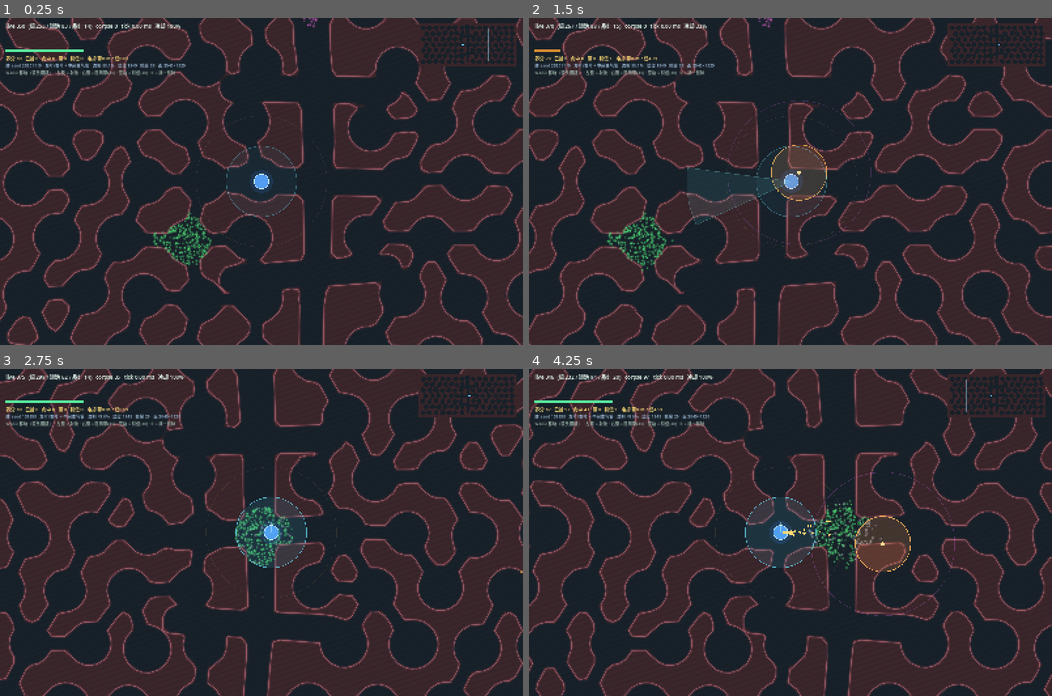
Above: before the commit, frames 1-4 (two rows, left to right).
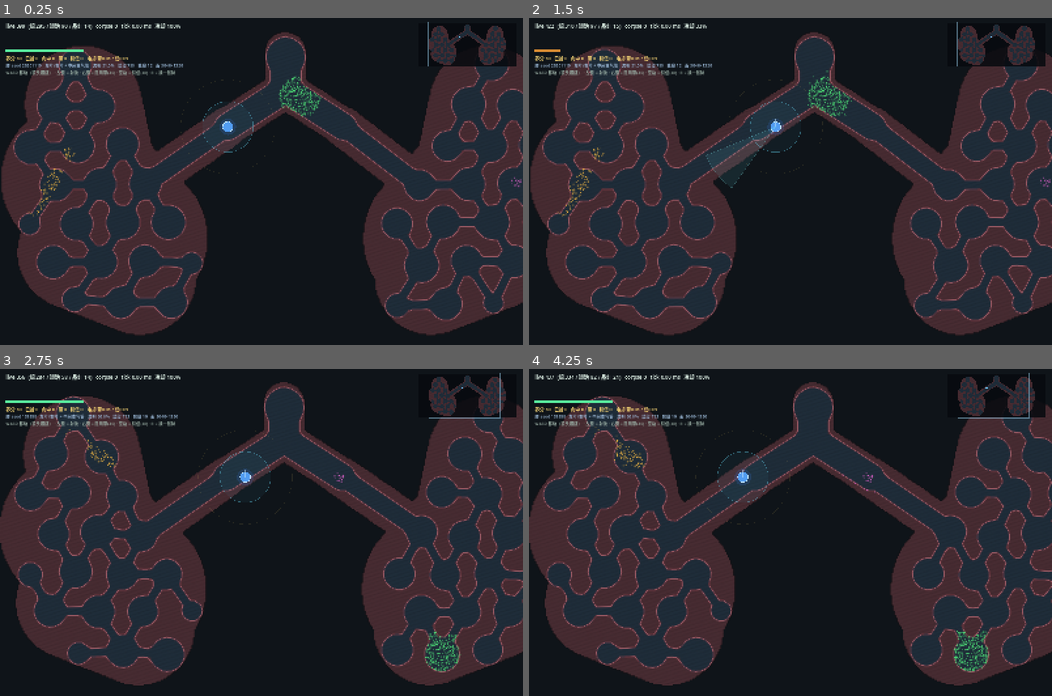
Above: after the commit, the same moments.

Repository: yanyanzi620/gamecreation
Game: Godot game, scene res://scenes/main.tscn
Two runs of this game, one before a commit and one after it. Both use one fixed random seed, a clock stepped at 60 frames per second and the inputs below.
Inputs (mouse positions are in pixels of both pictures, inside the frame that each line leads up to):
- Up to frame 1 (0.25 s): no input
- Up to frame 2 (1.5 s): tap Enter at 0.5 s; move the mouse to (905, 165) at 0.52 s; hold D 0.53-1.25 s; tap B at 0.6 s; click (905, 165) at 0.67 s; tap Space at 0.77 s; drag from (685, 197) to (764, 246) at 1.27 s
- Up to frame 3 (2.75 s): tap Space at 2 s; move the mouse to (313, 460) at 2.02 s; hold D from 2.03 s (still down); tap R at 2.1 s
- Up to frame 4 (4.25 s): release D at 2.75 s; drag from (764, 597) to (633, 483) at 2.77 s; move the mouse to (947, 581) at 3.52 s; hold A from 3.53 s (still down); tap V at 3.6 s; tap Space at 3.77 s

The runs differ from the first frame. In frame 1, 54% of the frame differs, in the area x 0-100%, y 0-100%; in frame 2, 54%; in frame 3, 54%; in frame 4, 55%.

Commit message:
feat(map): 地图改成真正的肺形轮廓（气管+主支气管Y形 + 两叶泡沫，不再是一个矩形场地）
- organ_map: 新增器官内部距离 clip_inside_dist，供生成器按可用空间缩径；补 _dist_point_seg
- lung_gen: 轮廓由「圆形+胶囊」拼出肺尖窄/中段宽/肺底最宽的自然叶形；气管+隆突+左右主支气管自带轮廓，两叶只经主支气管连通（reach 100%/comps 1/open 0）
- 肺泡贴胸膜时按可用距离缩径，肺泡能铺到轮廓边缘，肺的形状由肺泡自己长出来
- organ_view: 去掉方形场地边框，提亮肉壁/流明，器官外透明
- main: 机位拉远到 0.72，开局站在左肺门

Diff:
--- a/scripts/main.gd
+++ b/scripts/main.gd
@@ -103,6 +103,7 @@
 	# 相机：地图比屏幕大得多，镜头跟着免疫单元走
 	cam = Camera2D.new()
 	cam.name = "Cam"
+	cam.zoom = Vector2(0.72, 0.72)      # 一屏约能看到叶子的三分之一，肺形才看得出来
 	cam.position_smoothing_enabled = true
 	cam.position_smoothing_speed = 9.0
 	add_child(cam)
@@ -165,10 +166,12 @@
 		mini.map = _map
 		mini.tex = view.map_texture()
 	if cam != null:
-		cam.limit_left = 0
-		cam.limit_top = 0
-		cam.limit_right = int(_map.size.x)
-		cam.limit_bottom = int(_map.size.y)
+		# 限位到「器官本身」的范围，别让镜头跑到体腔外的空地上
+		var ob: Rect2 = _map.organ_bounds
+		cam.limit_left = int(maxf(0.0, ob.position.x - 60.0))
+		cam.limit_top = int(maxf(0.0, ob.position.y - 60.0))
+		cam.limit_right = int(minf(_map.size.x, ob.end.x + 60.0))
+		cam.limit_bottom = int(minf(_map.size.y, ob.end.y + 60.0))
 		cam.position = player
 		cam.reset_smoothing()
 	# 可达率用「真实碰撞口径」：玩家碰撞按 0.72R 算，这里阈值同步
@@ -207,7 +210,8 @@
 # 开局站在左肺门：支气管刚插进左叶的那个口子，出门就是肺泡区
 func _pick_start() -> Vector2:
 	var mid_x: float = _map.size.x * 0.5
-	var p: Vector2 = _map.nearest_free(Vector2(mid_x - 150.0, _map.size.y * 0.5), 300.0)
+	# 左肺门：主支气管刚插进左叶的位置（和 LungGen 的 hilar 对齐）
+	var p: Vector2 = _map.nearest_free(Vector2(mid_x - 246.0, _map.size.y * 0.315), 320.0)
 	if p.x < 0.0:
 		p = _pick_near_center()
 	return p
--- a/scripts/world/lung_gen.gd
+++ b/scripts/world/lung_gen.gd
@@ -1,57 +1,73 @@
 extends RefCounted
 class_name LungGen
 # ============================================================
-# 肺地图生成器（固定骨架 + 抖动 + 左右两叶）
+# 肺地图生成器（器官轮廓 + 固定骨架 + 抖动）
 # ============================================================
-# 结构（自上而下三层，越往下越「细」）：
-#
-#   0) 整体分区 —— 左叶 / 右叶 / 中间纵隔带
-#      两块叶子的肺泡泡沫彼此不通，只靠中间那条「支气管主干」连起来。
-#      于是整张地图天然有左右两个大战场 + 一条中间走廊（堵点）。
-#
-#   1) 肺泡泡沫（主力战场）—— 六边形密排圆腔，直径 ~140（玩家 44，约占肺泡面积 10%）
-#      隔膜 ~46，用「随机生成树」连门：保证连通、有分叉有环路，
-#      又不会像矩形网格那样连成一排排横贯全图的直走廊。
+# 四层，从外到内：
+#
+#   0) 器官轮廓（整张地图的形状就是一对肺，不是矩形）
+#      用「大肉块圆」沿脊柱拼出上窄下宽的两叶，再加中间一条纵隔连接带。
+#      流明会被裁进这个轮廓里，轮廓外全是胸壁 —— 所以地图本身就是肺的形状。
+#
+#   1) 肺泡泡沫（主力战场）
+#      每叶内部六边形密排圆腔，直径 ~140（玩家 44，面积占比约 10%），
+#      隔膜 ~46，用「随机生成树」连门：连通、有分叉、有环路，不出现直走廊。
+#      肺泡必须整个落在轮廓内（退让 0.8r），给肺表面留一圈完整胸膜壁。
 #
 #   2) 支气管主干（跨叶通道 / 病毒捷径）
-#      中间纵隔里一条纵向主干（半径 60），从上到下贯穿，两侧各有 3 条分支
-#      打进左右叶，形成 6 个「肺门」开口。这是两叶之间唯一的玩家通道。
+#      纵隔里一条纵向主干（上粗下细、带摆动），两侧各 3 条分支。
+#      每条分支都直接连到该侧最近的那个肺泡 —— 这样主干和两叶一定连得通。
 #
 #   3) 肺泡间孔隙（病毒专用）—— 细缝 7~10，只有病毒挤得过去。
 #
 # 玩法含义：病毒有三条玩家走不了/绕不过的路（支气管、孔隙、跨叶主干），
 #          所以「堵」比「追」重要；左右分叶让「先保哪一叶」变成真的决策。
 #
-# 改「块头」只看 PARAM 段，不用动算法。
+# 改「块头」只看 PARAM 段；轮廓数据在 SIL 段。
 # ============================================================
 
 # ---- 肺泡泡沫 ----
 # 配比口径：肺泡直径 2R ≈ 140，玩家直径 44 -> 面积占比 ≈ (22/70)^2 ≈ 10%
-#           隔膜 MIN_SEPTUM ≈ 46（看得见的一层肉壁，不是实心大块）
 const ALV_R_MIN := 66.0
 const ALV_R_MAX := 74.0
 const ALV_JITTER_POS := 14.0
 const ALV_JITTER_R := 0.03
 const MIN_SEPTUM := 46.0        # 隔膜必须比门宽，肉壁才连得成网
-const NEIGHBOR_RANGE := 1.12    # 以格距为单位，认定「相邻」的距离
+const NEIGHBOR_RANGE := 1.14    # 以节距为单位，认定「相邻」的距离
 
 # ---- 连接管（玩家可走）----
-const DUCT_R_MIN := 20.0        # 门宽 40~44：要窄于隔膜，才凿不穿墙
-const DUCT_R_MAX := 22.0
+const DUCT_R_MIN := 18.0        # 门宽 36~40：窄于隔膜才凿不穿墙，又要容得下玩家(31.6)
+const DUCT_R_MAX := 20.0
 const EXTRA_LINK_CHANCE := 0.22 # 生成树之外再开这么多旁门，形成环路
 
 # ---- 孔隙（只有病毒能过）----
 const PORE_R_MIN := 7.0
 const PORE_R_MAX := 10.0
-const PORE_RANGE := 12.0        # 两肺泡边缘间距小于这个值才可能开孔
+const PORE_RANGE := 12.0
 const PORE_CHANCE := 0.45
 
-# ---- 整体分区 ----
-const LOBE_MARGIN := 46.0       # 叶边缘到场地边的距离（外面是胸膜/胸壁）
-const MID_BAND := 156.0         # 中间纵隔带宽：两根支气管主干都住在这条带里
-const TRUNK_R := 60.0           # 支气管主干半径（120 宽，玩家和病毒都能过）
-const BRANCH_R := 42.0          # 肺门分支半径（84 宽）
-const BRANCH_COUNT := 3         # 每侧分支数，形成 6 个肺门
+# ---- 支气管主干 ----
+const TRUNK_R := 62.0           # 主干半径（124 宽）
+const BRANCH_R := 40.0          # 肺门分支半径（80 宽）
+const BRANCH_COUNT := 3         # 每侧分支数，合计 6 个肺门
+
+# ---- 器官轮廓（按 3040×1320 写死，运行时按实际尺寸缩放）----
+# 每个节点 = [x, y, r]：一个"肉块圆"。左叶沿脊柱上小下大；右叶镜像。
+const SIL_BASE := Vector2(3040.0, 1320.0)
+# 叶形：肺尖很窄 -> 往下逐渐变宽 -> 最宽处在 60% 高度 -> 向肺底收成圆角。
+# 用一串半径递增/递减的圆拼，而不是一个大圆（大圆会变成一个球，看不出是肺）。
+# 叶形不再用「一串圆」拼（圆一多就变成球，看不出是肺）。
+# 下面是一串圆形 + 胶囊，按真实肺的比例摆：肺尖窄 -> 上段细长 -> 中段变宽 -> 肺底最宽并收成圆角。
+# 格式：圆 = [0, x, y, 0, 0, r]；胶囊 = [1, ax, ay, bx, by, r]；右叶自动镜像。
+const SIL_SHAPES := [
+	[0, 700.0, 220.0, 0.0, 0.0, 130.0],        # 肺尖（窄）
+	[1, 660.0, 320.0, 720.0, 600.0, 250.0],    # 上段（细长，宽约 540）
+	[1, 640.0, 640.0, 860.0, 890.0, 330.0],    # 中段（最宽约 880）
+	[1, 620.0, 950.0, 900.0, 1060.0, 240.0],   # 肺底（横向铺开，宽约 760）
+]
+# 气管 / 主支气管不在这里：它们自带轮廓（见 _airway），否则纵隔会被填成一根柱子
+
+var _alv: Array = []   # 本局所有肺泡 [中心, 半径]，给支气管分支找落点用
 
 
 func build(seed_value: int, size: Vector2) -> OrganMap:
@@ -60,14 +76,14 @@
 
 	var m := OrganMap.new()
 	m.size = size
-
-	# ---------------------------------------------------------- 0) 左右两叶
-	# 中间留出 MID_BAND 宽的纵隔带，两叶互不相通
-	var half := MID_BAND * 0.5
-	var mid_x := size.x * 0.5
-	var lobe_h := size.y - LOBE_MARGIN * 2.0
-	_lobe(m, rng, Rect2(LOBE_MARGIN, LOBE_MARGIN, mid_x - half - LOBE_MARGIN, lobe_h))
-	_lobe(m, rng, Rect2(mid_x + half, LOBE_MARGIN, size.x - LOBE_MARGIN - (mid_x + half), lobe_h))
+	_alv.clear()
+
+	# ---------------------------------------------------------- 0) 器官轮廓
+	_silhouette(m, size)
+
+	# ---------------------------------------------------------- 0.5) 两叶的肺泡
+	_lobe(m, rng, Rect2(size.x * 0.049, size.y * 0.053, size.x * 0.388, size.y * 0.905))
+	_lobe(m, rng, Rect2(size.x * 0.563, size.y * 0.053, size.x * 0.388, size.y * 0.905))
 
 	# ---------------------------------------------------------- 1) 支气管主干
 	_airway(m, rng, size)
@@ -76,12 +92,13 @@
 
 	# ---------------------------------------------------------- 2) 肉壁纹理：小肺泡
 	# 纯视觉：不算流明、不参与碰撞，只让「红区」看起来像肺实质而不是石头
-	# 注意：必须在 build() 之后，因为要用到掩码和距离场
-	var target := clampi(int(size.x * size.y / 13000.0), 120, 460)
+	var target := clampi(int(size.x * size.y / 9000.0), 120, 620)
 	var tries := 0
-	while m.decor.size() < target and tries < target * 14:
+	while m.decor.size() < target and tries < target * 16:
 		tries += 1
 		var p := Vector2(rng.randf_range(30.0, size.x - 30.0), rng.randf_range(30.0, size.y - 30.0))
+		if m.clip_sdf(p) > 0.0:
+			continue            # 体腔里不画肺纹理
 		if not m.solid_point(p):
 			continue
 		if m.clearance(p) < 12.0:
@@ -92,39 +109,62 @@
 	return m
 
 
+# ============================================================ 器官轮廓
+func _silhouette(m: OrganMap, size: Vector2) -> void:
+	var kx: float = size.x / SIL_BASE.x
+	var ky: float = size.y / SIL_BASE.y
+	var kr: float = (kx + ky) * 0.5
+
+	for n in SIL_SHAPES:
+		var r := float(n[5]) * kr
+		if int(n[0]) == 0:
+			var p := Vector2(float(n[1]) * kx, float(n[2]) * ky)
+			r = minf(r, minf(p.y - 44.0, size.y - p.y - 44.0))   # 不许顶到场地上下边
+			m.add_clip_circle(p, r)
+			m.add_clip_circle(Vector2(size.x - p.x, p.y), r)      # 右叶镜像
+		else:
+			var a := Vector2(float(n[1]) * kx, float(n[2]) * ky)
+			var b := Vector2(float(n[3]) * kx, float(n[4]) * ky)
+			m.add_clip_capsule(a, b, r)
+			m.add_clip_capsule(Vector2(size.x - a.x, a.y), Vector2(size.x - b.x, b.y), r)
+
+	# 中间只有左右两叶之间的体腔，不放任何轮廓
+
+
 # ============================================================ 一叶的肺泡泡沫
-# 每一叶独立做：六边形密排 -> 夹在叶内 -> 位置松弛 -> 邻接表 -> 随机生成树 -> 门 -> 孔隙
 func _lobe(m: OrganMap, rng: RandomNumberGenerator, rect: Rect2) -> void:
-	# 按叶子的实际尺寸均分开，保证铺满（不留右下角空地）
 	var step: float = ALV_R_MAX * 2.0 + MIN_SEPTUM
 	var row_dy := step * 0.8660254
-	var cols := maxi(1, int(rect.size.x / step))
-	var rows := maxi(1, int(rect.size.y / row_dy))
-	var dx := rect.size.x / float(cols)
-	var dy := rect.size.y / float(rows)
-	if cols < 2 or rows < 2:
-		return
+	var cols := maxi(2, int(rect.size.x / step) + 1)
+	var rows := maxi(2, int(rect.size.y / row_dy) + 1)
 
 	var cx: Array[Vector2] = []
 	var cr: Array[float] = []
 	for j in range(rows):
 		for i in range(cols):
-			var x := rect.position.x + dx * (float(i) + 0.5)
+			var x := rect.position.x + step * 0.5 + float(i) * step
 			if j % 2 == 1:
-				x += dx * 0.5
-			var y := rect.position.y + dy * (float(j) + 0.5)
+				x += step * 0.5
+			var y := rect.position.y + row_dy * 0.5 + float(j) * row_dy
 			var p := Vector2(
 				x + rng.randf_range(-ALV_JITTER_POS, ALV_JITTER_POS),
 				y + rng.randf_range(-ALV_JITTER_POS, ALV_JITTER_POS))
 			var r := rng.randf_range(ALV_R_MIN, ALV_R_MAX) * rng.randf_range(1.0 - ALV_JITTER_R, 1.0 + ALV_JITTER_R)
+			# 贴到胸膜的肺泡按可用距离缩径（真实肺里外周的肺泡本来就小），
+			# 这样肺泡能一直铺到轮廓边缘，肺的形状是肺泡自己长出来的，不是被裁出来的
+			var room := m.clip_inside_dist(p)
+			if room < 0.0:
+				continue
+			r = minf(r, room * 0.96)
+			if r < 44.0:
+				continue            # 太小放不下玩家，别生成死泡
 			cx.append(p)
 			cr.append(r)
 
-	# 圆不能越出叶边界（叶外是胸膜，没有流明）
-	for i in range(cx.size()):
-		_clamp_in(cx, cr, i, rect)
-
-	# 位置松弛：任何一对肺泡之间都要留出隔膜，否则 jitter 会把它们并成一个大腔
+	if cx.size() < 4:
+		return
+
+	# 位置松弛：任何一对肺泡之间都要留出隔膜
 	for _it in range(5):
 		var moved := false
 		for i in range(cx.size()):
@@ -138,8 +178,6 @@
 				cx[i] -= dir * push
 				cx[j] += dir * push
 				moved = true
-		for i in range(cx.size()):
-			_clamp_in(cx, cr, i, rect)
 		if not moved:
 			break
 
@@ -154,7 +192,6 @@
 				adj[i].append(j)
 				adj[j].append(i)
 
-	# 落单的肺泡（四周都被挤开）不要，否则会变成玩家永远进不去的死泡
 	var keep: Array[int] = []
 	for i in range(cx.size()):
 		if not adj[i].is_empty():
@@ -162,9 +199,9 @@
 	if keep.size() < 3:
 		return
 
-	# 肺泡本体
 	for i in keep:
 		m.add_circle(cx[i], cr[i])
+		_alv.append([cx[i], cr[i]])
 
 	# 随机生成树：连通但不直廊
 	var in_tree := {}
@@ -187,7 +224,7 @@
 			if not in_tree.has(n2):
 				frontier.append([nb2, n2])
 
-	# 兜底：万一还有没接上的（松弛把图拆碎了），就近拉一条过去
+	# 兜底：没接上的就近拉一条
 	for i in keep:
 		if in_tree.has(i):
 			continue
@@ -204,7 +241,7 @@
 			in_tree[i] = true
 			tree_edges.append([best, i])
 
-	# 旁门：在树上加环路，让玩家可以绕后 / 被包夹
+	# 旁门：在树上加环路
 	var linked := {}
 	for e2 in tree_edges:
 		linked["%d:%d" % [mini(int(e2[0]), int(e2[1])), maxi(int(e2[0]), int(e2[1]))]] = true
@@ -237,11 +274,15 @@
 			m.add_capsule(cx[i], cx[j], rng.randf_range(PORE_R_MIN, PORE_R_MAX))
 
 
-# 把第 i 个圆夹进叶矩形（留 6px 缓冲，避免贴在边界上产生零厚度的薄墙）
-func _clamp_in(cx: Array[Vector2], cr: Array[float], i: int, rect: Rect2) -> void:
-	var pad: float = cr[i] + 6.0
-	cx[i].x = clampf(cx[i].x, rect.position.x + pad, rect.end.x - pad)
-	cx[i].y = clampf(cx[i].y, rect.position.y + pad, rect.end.y - pad)
+# 整个圆是否落在器官轮廓内（8 方向采样）
+func _fits(m: OrganMap, p: Vector2, margin: float) -> bool:
+	if m.clip_sdf(p) > 0.0:
+		return false
+	for k in range(8):
+		var a := TAU * float(k) / 8.0
+		if m.clip_sdf(p + Vector2(cos(a), sin(a)) * margin) > 0.0:
+			return false
+	return true
 
 
 # 两个肺泡之间的「门」：只铺在隔膜那一段，不从圆心铺到圆心
@@ -250,35 +291,48 @@
 	var dir := (cx[j] - cx[i]).normalized()
 	var pa: Vector2 = cx[i] + dir * (cr[i] - 14.0)
 	var pb: Vector2 = cx[j] - dir * (cr[j] - 14.0)
-	m.add_capsule(pa, pb, rng.randf_range(DUCT_R_MIN, DUCT_R_MAX))
+	var dr := rng.randf_range(DUCT_R_MIN, DUCT_R_MAX)
+	dr = minf(dr, minf(cr[i], cr[j]) * 0.44)      # 小肺泡配小门，别把整颗凿穿
+	m.add_capsule(pa, pb, dr)
 
 
 # ============================================================ 中间支气管主干
-# 纵向主干贯穿全场（两叶之间唯一的玩家通道），两侧各开 3 个肺门打进叶里
+# 纵向主干贯穿全场，两侧各开 3 条分支，每条都连到该侧最近的肺泡
 func _airway(m: OrganMap, rng: RandomNumberGenerator, size: Vector2) -> void:
 	var mid_x := size.x * 0.5
-	var top := 78.0
-	var bot := size.y - 64.0
-
-	# 气管入口（喇叭口）：不要顶到场地边，否则轮廓会被切开（自测 B9 会报开口）
-	m.add_circle(Vector2(mid_x, top + 30.0), TRUNK_R + 26.0)
-
-	# 主干：上粗下细、带轻微摆动 —— 一根笔直等粗的柱子看起来像墙不像气道
-	var segs := 7
-	var prev := Vector2(mid_x, top)
-	for k in range(1, segs + 1):
-		var t := float(k) / float(segs)
-		var y := lerpf(top, bot * 0.94, t)
-		var x := mid_x + sin(t * 3.1) * 22.0 + rng.randf_range(-6.0, 6.0)
-		var r := lerpf(TRUNK_R, TRUNK_R * 0.62, t)
-		m.add_capsule(prev, Vector2(x, y), r)
-		prev = Vector2(x, y)
-
-	# 肺门分支：从主干斜插进左右叶
-	var reach := MID_BAND * 0.5 + ALV_R_MAX + 86.0
-	for k in range(BRANCH_COUNT):
-		var t := (float(k) + 0.5) / float(BRANCH_COUNT)
-		var y := size.y * (0.18 + 0.64 * t)
-		var dy := rng.randf_range(-18.0, 18.0)
-		m.add_capsule(Vector2(mid_x, y), Vector2(mid_x - reach, y + dy), BRANCH_R)
-		m.add_capsule(Vector2(mid_x, y), Vector2(mid_x + reach, y - dy), BRANCH_R)
+	var kx: float = size.x / SIL_BASE.x
+
+	# 1) 气管：从上方进来，短短一截就分叉（解剖上气管在肺外，所以它自带轮廓）
+	var t_top := Vector2(mid_x, size.y * 0.075)
+	var carina := Vector2(mid_x, size.y * 0.195)
+	m.add_circle(t_top + Vector2(0.0, 20.0), 84.0)
+	m.add_capsule(t_top, carina, 66.0)
+	m.add_clip_capsule(t_top, carina, 86.0)
+
+	# 2) 左右主支气管：从隆突斜插进各自肺门，这一段是两叶唯一的通道
+	for side in [-1.0, 1.0]:
+		var hilar := Vector2(mid_x + side * 246.0 * kx, size.y * 0.315)
+		m.add_capsule(carina, hilar, 58.0)
+		m.add_clip_capsule(carina, hilar, 82.0)
+
+		# 3) 进入肺门后继续往里连到最近的肺泡，保证主干 <-> 两叶一定连通
+		var t1 := _nearest_alv(hilar)
+		if t1 != Vector2.INF:
+			m.add_capsule(hilar, t1, BRANCH_R)
+			m.add_clip_capsule(hilar, t1, BRANCH_R + 46.0)
+			# 第二条分支：从肺门再往里走一段，多一个入口
+			var t2b := _nearest_alv(hilar + Vector2(side * 150.0 * kx, size.y * 0.14))
+			if t2b != Vector2.INF and t2b.distance_to(t1) > 120.0:
+				m.add_capsule(t1, t2b, BRANCH_R * 0.85)
+				m.add_clip_capsule(t1, t2b, BRANCH_R + 40.0)
+
+
+func _nearest_alv(probe: Vector2) -> Vector2:
+	var best := Vector2.INF
+	var bd := 1.0e9
+	for a in _alv:
+		var d: float = float(a[0].distance_to(probe))
+		if d < bd:
+			bd = d
+			best = a[0]
+	return best
--- a/scripts/world/organ_map.gd
+++ b/scripts/world/organ_map.gd
@@ -35,7 +35,13 @@
 var free_ratio := 0.0
 var shape_count := 0
 
+# 器官外形：流明会被裁进这些形状的并集里。
+# 不给就是整块矩形场地；给了就是「肺 / 肾 / 心」本来的那个轮廓。
+var clip_shapes: Array = []
+var organ_bounds := Rect2()        # 器官（可通行区）包围盒，相机限位用
+
 var _shapes: Array = []            # [kind, a, b, r]，kind 0 = 圆，1 = 胶囊
+var _in := PackedByteArray()       # 1 = 在器官外形内
 var _buckets := {}                 # 粗格索引 -> Array[int]
 var _sidx := {}                    # 形状索引：粗格 -> Array[int]
 var _sw := 0
@@ -54,6 +60,15 @@
 
 func add_circle(c: Vector2, r: float) -> void:
 	_shapes.append([0, c, c, r])
+
+
+# 器官外形（裁剪用）：只管轮廓，不会自己变成流明
+func add_clip_circle(c: Vector2, r: float) -> void:
+	clip_shapes.append([0, c, c, r])
+
+
+func add_clip_capsule(a: Vector2, b: Vector2, r: float) -> void:
+	clip_shapes.append([1, a, b, r])
 
 
 func add_capsule(a: Vector2, b: Vector2, r: float) -> void:
@@ -134,6 +149,7 @@
 	var t0 := Time.get_ticks_msec()
 	shape_count = _shapes.size()
 	_rasterize()
+	_compute_bounds()
 	_distance_field()
 	_build_shape_index()
 	_build_contours()
@@ -147,7 +163,6 @@
 	_mh = int(ceil(size.y / PIX))
 	_solid.resize(_mw * _mh)
 	_solid.fill(1)
-	var free := 0
 	for s in _shapes:
 		var r := float(s[3])
 		var aabb := Rect2(s[1], Vector2.ZERO).expand(s[2]).grow(r)
@@ -165,8 +180,113 @@
 					inside = _pt_seg_dist(p, s[1], s[2]) <= r
 				if inside and _solid[j * _mw + i] == 1:
 					_solid[j * _mw + i] = 0
-					free += 1
-	free_ratio = float(free) / float(_mw * _mh)
+
+	# 器官外层裁剪：不在器官轮廓里的格子一律算实心（胸壁 / 体腔）
+	if not clip_shapes.is_empty():
+		_rasterize_clip()
+		for k in range(_solid.size()):
+			if _solid[k] == 0 and _in[k] == 0:
+				_solid[k] = 1
+
+	var free := 0
+	for k in range(_solid.size()):
+		if _solid[k] == 0:
+			free += 1
+	free_ratio = float(free) / float(_solid.size())
+
+
+# 器官轮廓刷成 _in 掩码（1 = 在器官内）
+func _rasterize_clip() -> void:
+	_in.resize(_mw * _mh)
+	_in.fill(0)
+	for s in clip_shapes:
+		var r2 := float(s[3])
+		var aabb2 := Rect2(s[1], Vector2.ZERO).expand(s[2]).grow(r2)
+		var a0 := clampi(int(aabb2.position.x / PIX), 0, _mw - 1)
+		var a1 := clampi(int((aabb2.position.x + aabb2.size.x) / PIX), 0, _mw - 1)
+		var b0 := clampi(int(aabb2.position.y / PIX), 0, _mh - 1)
+		var b1 := clampi(int((aabb2.position.y + aabb2.size.y) / PIX), 0, _mh - 1)
+		for j in range(b0, b1 + 1):
+			for i in range(a0, a1 + 1):
+				var p2 := Vector2((float(i) + 0.5) * PIX, (float(j) + 0.5) * PIX)
+				var ins := false
+				if s[0] == 0:
+					ins = p2.distance_squared_to(s[1]) <= r2 * r2
+				else:
+					ins = _pt_seg_dist(p2, s[1], s[2]) <= r2
+				if ins:
+					_in[j * _mw + i] = 1
+
+
+# 到器官外边界的距离（0 = 在轮廓上，>0 = 在外），用于「不要把肺泡摆到体外」
+func clip_sdf(p: Vector2) -> float:
+	if clip_shapes.is_empty():
+		return -1.0
+	var best := 1.0e9
+	for s in clip_shapes:
+		var d := 0.0
+		if s[0] == 0:
+			d = maxf(0.0, p.distance_to(s[1]) - float(s[3]))
+		else:
+			d = maxf(0.0, _pt_seg_dist(p, s[1], s[2]) - float(s[3]))
+		best = minf(best, d)
+	return best
+
+
+# 该格是否在器官轮廓内（build 之后可用）
+# 从器官内部某点到「器官边界」的距离（不在器官内返回 -1）。
+# 用于生成器：贴边的肺泡按这个距离缩径，于是肺泡能一直铺到胸膜，边缘不是锯齿。
+func clip_inside_dist(p: Vector2) -> float:
+	if clip_shapes.is_empty():
+		return 1.0e9
+	var best := -1.0e9
+	for s in clip_shapes:
+		var kind: int = int(s[0])
+		var d := 0.0
+		if kind == 0:
+			d = (p as Vector2).distance_to(s[1] as Vector2)
+		else:
+			d = _dist_point_seg(p, s[1] as Vector2, s[2] as Vector2)
+		var inside: float = float(s[3]) - d
+		if inside > best:
+			best = inside
+	return best
+
+
+func _dist_point_seg(p: Vector2, a: Vector2, b: Vector2) -> float:
+	var ab := b - a
+	var l2 := ab.length_squared()
+	if l2 < 0.0001:
+		return p.distance_to(a)
+	var t := clampf((p - a).dot(ab) / l2, 0.0, 1.0)
+	return p.distance_to(a + ab * t)
+
+
+func in_organ_cell(i: int, j: int) -> bool:
+	if _in.is_empty():
+		return true
+	if i < 0 or j < 0 or i >= _mw or j >= _mh:
+		return false
+	return _in[j * _mw + i] == 1
+
+
+# 可通行区的包围盒（相机限位 / 小地图用）
+func _compute_bounds() -> void:
+	var mn := Vector2(1.0e9, 1.0e9)
+	var mx := Vector2(-1.0e9, -1.0e9)
+	for j in range(_mh):
+		for i in range(_mw):
+			if _solid[j * _mw + i] != 0:
+				continue
+			var p := Vector2(float(i) * PIX, float(j) * PIX)
+			mn.x = minf(mn.x, p.x)
+			mn.y = minf(mn.y, p.y)
+			mx.x = maxf(mx.x, p.x + PIX)
+			mx.y = maxf(mx.y, p.y + PIX)
+	if mn.x > mx.x:
+		organ_bounds = Rect2(Vector2.ZERO, size)
+	else:
+		organ_bounds = Rect2(mn, mx - mn)
 
 
 # 两遍倒角距离变换：每个格子到最近实心格的距离（像素）
--- a/scripts/world/organ_view.gd
+++ b/scripts/world/organ_view.gd
@@ -15,9 +15,9 @@
 #      画法怎么换都不影响玩法
 # ============================================================
 
-const COL_TISSUE := Color(0.235, 0.155, 0.175)
+const COL_TISSUE := Color(0.285, 0.175, 0.200)
 const COL_TISSUE_DEEP := Color(0.125, 0.09, 0.105)
-const COL_LUMEN := Color(0.098, 0.135, 0.168)
+const COL_LUMEN := Color(0.125, 0.180, 0.230)
 const COL_WALL := Color(0.58, 0.34, 0.38)
 const COL_WALL_GLOW := Color(0.70, 0.30, 0.36, 0.20)
 
@@ -46,6 +46,9 @@
 	var img := Image.create(ms.x, ms.y, false, Image.FORMAT_RGBA8)
 	for j in range(ms.y):
 		for i in range(ms.x):
+			if not map.in_organ_cell(i, j):
+				img.set_pixel(i, j, Color(0.0, 0.0, 0.0, 0.0))
+				continue
 			var c := COL_TISSUE
 			if not map.solid_cell(i, j):
 				c = COL_LUMEN
@@ -88,4 +91,4 @@
 		draw_arc(dc, dr * 0.62, 0.0, TAU, 14, Color(0.30, 0.19, 0.22, 0.40), 1.0)
 
 	# 场地边框
-	draw_rect(rect, Color(0.36, 0.23, 0.27), false, 3.0)
+	# 场地边框不画：地图的形状由器官轮廓决定，再画一个方框就把肺形说回来了
